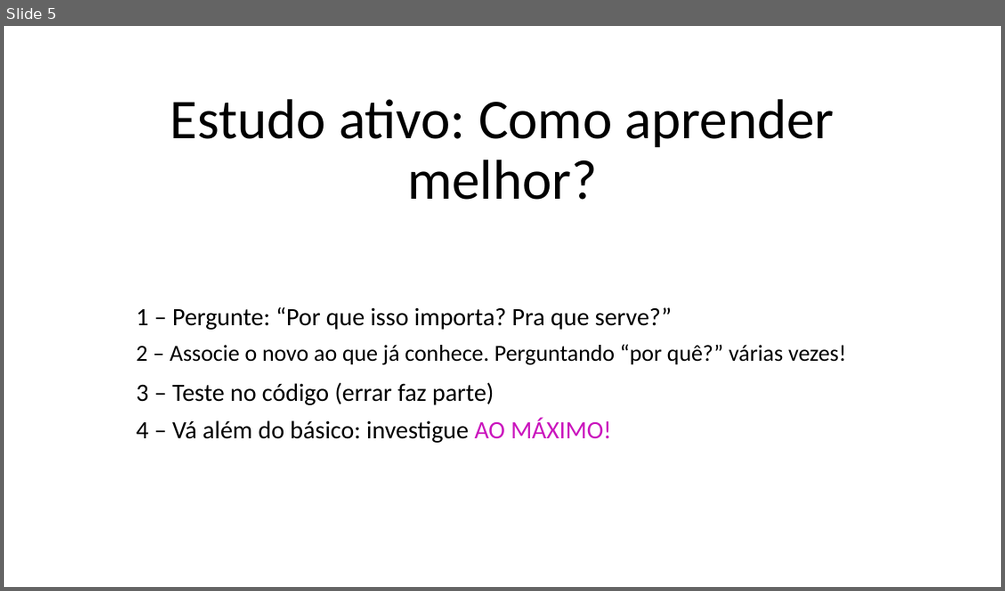
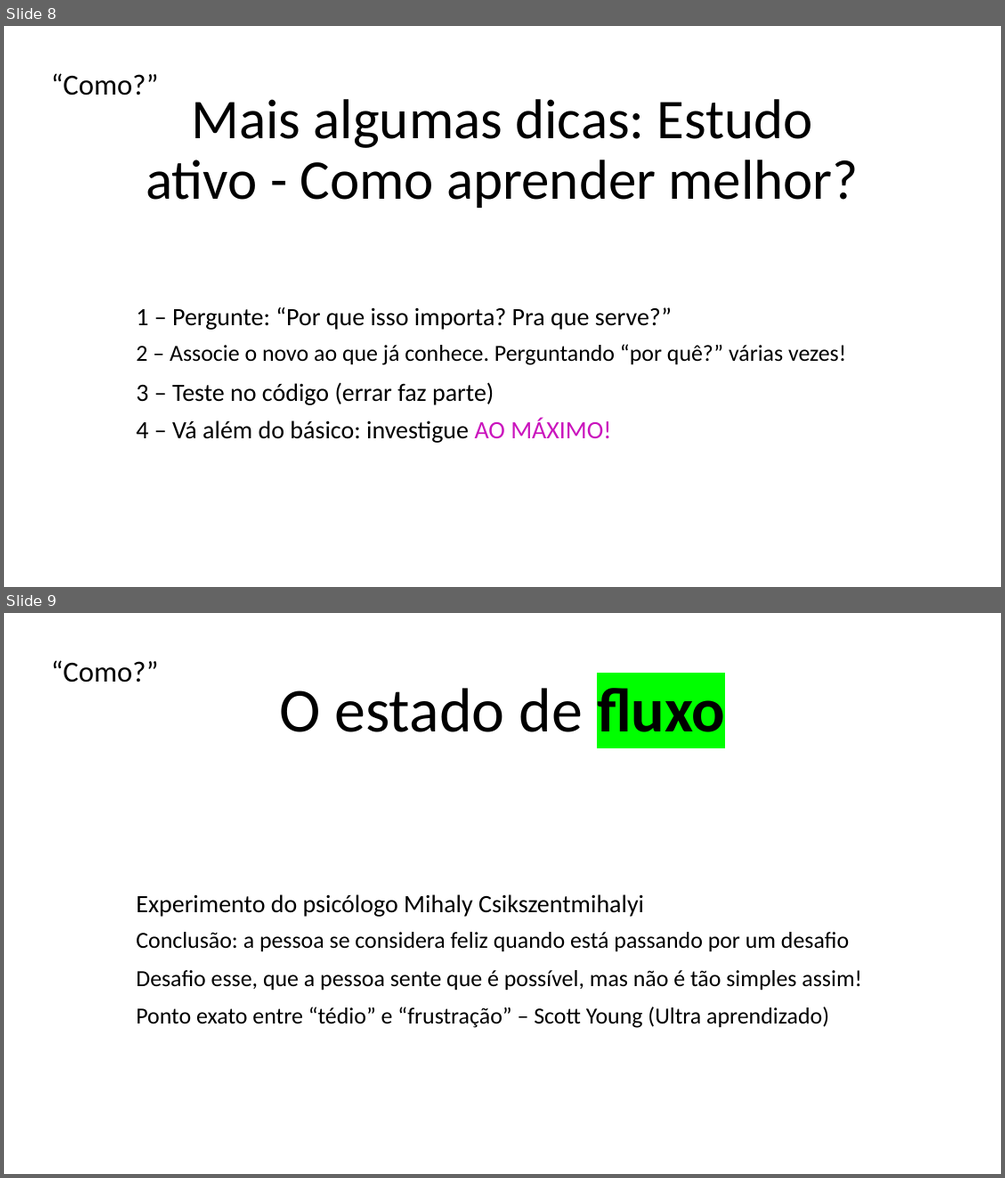
Before and after one commit to alanliongar/connectSpace_Assincronia, a slide deck: Apresentação do ConnectSpace.pptx. Shown one above the other, each under a label of ours: slide 5 before the commit, slides 8 and 9 after it. The pictures are 1005x591 and 1005x1178 pixels, drawn with LibreOffice and Linux fonts; fonts in the diff are those of the drawing; background and template pictures are left out. Boxes give left, top, right and bottom in pixels: in the first picture for what was removed or moved away, otherwise in the second. Text is boxed around its words. In the diff, an @@ line names an element or a change of style, - is before the commit and + after.

```diff
--- a/Apresentação do ConnectSpace.pptx
+++ b/Apresentação do ConnectSpace.pptx
@@ slide 9 added at box(4, 613, 1001, 1174), background #FFFFFF @@
@@ text added at box(51, 660, 159, 682), 28 pt, text #000000 @@
+“Como?”
@@ title added at box(279, 679, 726, 746), 60 pt, text #000000 @@
+O estado de fluxo
@@ text added at box(136, 894, 644, 916), 24 pt, text #000000 @@
+Experimento do psicólogo Mihaly Csikszentmihalyi
@@ text added at box(136, 932, 849, 952), 22.2 pt, text #000000 @@
+Conclusão: a pessoa se considera feliz quando está passando por um desafio
@@ text added at box(136, 970, 862, 990), 22.2 pt, text #000000 @@
+Desafio esse, que a pessoa sente que é possível, mas não é tão simples assim!
@@ text added at box(136, 1006, 829, 1028), 22.2 pt, text #000000 @@
+Ponto exato entre “tédio” e “frustração” – Scott Young (Ultra aprendizado)
@@ what was slide 5 is now slide 8 @@
@@ slide 8 changed as well @@
@@ text added at box(51, 73, 159, 95), 28 pt, text #000000 @@
+“Como?”
@@ title at box(146, 99, 858, 208): text changed @@
-Estudo ativo: Como aprender melhor?
+Mais algumas dicas: Estudo ativo - Como aprender melhor?
```
Also in this commit, not shown: 11 other slides changed, 5 other slides added, 4 other files.
